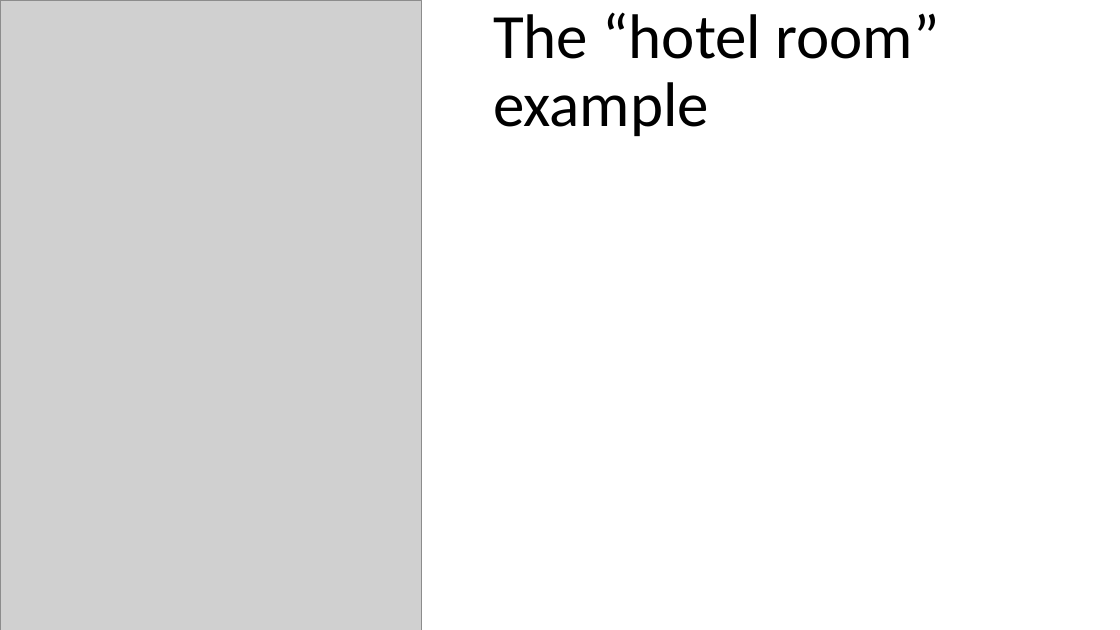
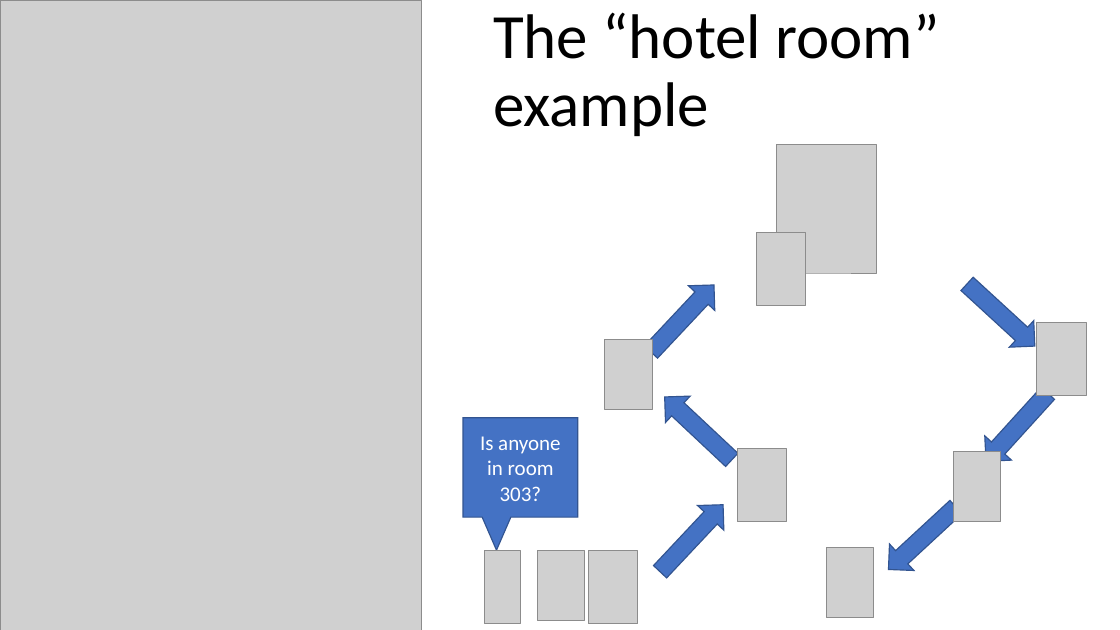
Before and after one commit to MerrionComputing/Presentations, a slide deck: slide 6 of A question of state.pptx. Drawn at 1120x630 pixels with LibreOffice and Linux fonts; fonts in the diff are those of the drawing; grey boxes stand for pictures. Boxes give left, top, right and bottom in pixels: in the first picture for what was removed or moved away, otherwise in the second. Text is boxed around its words. In the diff, an @@ line names an element or a change of style, - is before the commit and + after.

```diff
--- a/A question of state.pptx
+++ b/A question of state.pptx
@@ picture added at [776,145,876,273] @@
@@ picture added at [756,233,806,306] @@
@@ up arrow added at [638,272,727,364], fill #4472C4, outline #325491 1 pt @@
@@ up arrow added at [955,270,1047,359], fill #4472C4, outline #325491 1 pt @@
@@ picture added at [1037,323,1086,396] @@
@@ picture added at [605,339,653,409] @@
@@ up arrow added at [653,384,744,473], fill #4472C4, outline #325491 1 pt @@
@@ up arrow added at [973,381,1061,473], fill #4472C4, outline #325491 1 pt @@
@@ speech box added at [463,418,578,517], fill #4472C4, outline #325491 1 pt, 18 pt, text #FFFFFF @@
+Is anyone in room 303?
@@ picture added at [738,449,787,522] @@
@@ picture added at [954,452,1002,522] @@
@@ up arrow added at [647,492,736,584], fill #4472C4, outline #325491 1 pt @@
@@ up arrow added at [876,494,968,583], fill #4472C4, outline #325491 1 pt @@
@@ picture added at [485,551,521,624] @@
@@ picture added at [538,551,586,621] @@
@@ picture added at [588,551,638,624] @@
@@ picture added at [827,548,875,618] @@
```
Also in this commit, not shown: 2 other slides changed, 2 slides added, 1 other file.
